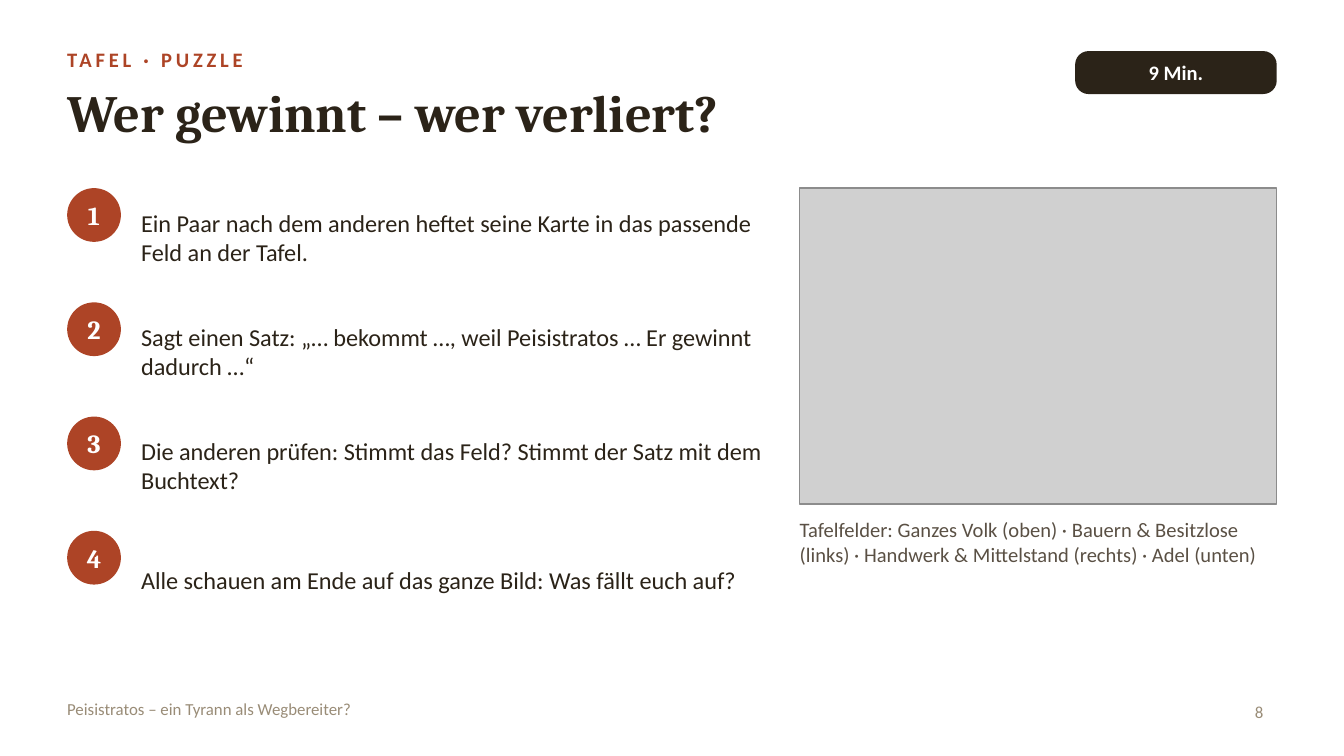
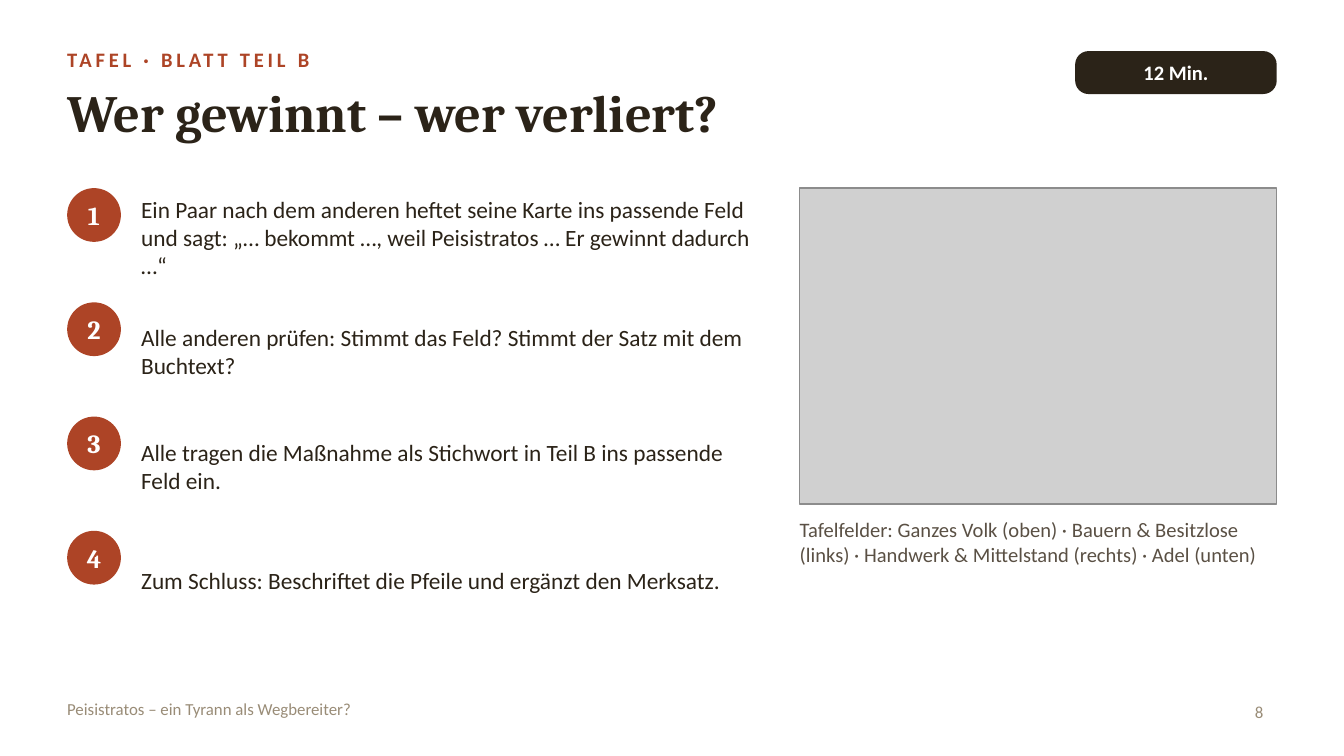
Before and after one commit to golzkonstantin-gif/Schule, a slide deck: slide 8 of Geschichte_11/Stunde_Peisistratos/Folien_Peisistratos.pptx. Drawn at 1344x756 pixels with LibreOffice and Linux fonts; fonts in the diff are those of the drawing; grey boxes stand for pictures. Boxes give left, top, right and bottom in pixels: in the first picture for what was removed or moved away, otherwise in the second. Text is boxed around its words. In the diff, an @@ line names an element or a change of style, - is before the commit and + after.

```diff
--- a/Geschichte_11/Stunde_Peisistratos/Folien_Peisistratos.pptx
+++ b/Geschichte_11/Stunde_Peisistratos/Folien_Peisistratos.pptx
@@ text at [161, 53, 172, 67]: text changed @@
-TAFEL · PUZZLE
+TAFEL · BLATT TEIL B
@@ text in rounded rectangle at [1143, 65, 1209, 80]: text changed @@
-9 Min.
+12 Min.
@@ text at [141, 201, 750, 250]: text changed; size 13 to 12.5 pt @@
-Ein Paar nach dem anderen heftet seine Karte in das passende Feld an der Tafel.
+Ein Paar nach dem anderen heftet seine Karte ins passende Feld und sagt: „… bekommt …, weil Peisistratos … Er gewinnt dadurch …“
@@ text at [141, 329, 742, 374]: text changed; size 13 to 12.5 pt @@
-Sagt einen Satz: „… bekommt …, weil Peisistratos … Er gewinnt dadurch …“
+Alle anderen prüfen: Stimmt das Feld? Stimmt der Satz mit dem Buchtext?
@@ text at [141, 444, 722, 489]: text changed; size 13 to 12.5 pt @@
-Die anderen prüfen: Stimmt das Feld? Stimmt der Satz mit dem Buchtext?
+Alle tragen die Maßnahme als Stichwort in Teil B ins passende Feld ein.
@@ text at [141, 572, 720, 593]: text changed; size 13 to 12.5 pt @@
-Alle schauen am Ende auf das ganze Bild: Was fällt euch auf?
+Zum Schluss: Beschriftet die Pfeile und ergänzt den Merksatz.
```
Also in this commit, not shown: 1 other slide changed, 2 slides removed, 6 other files.
